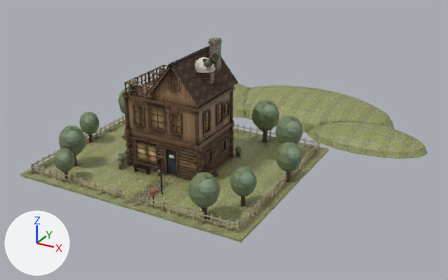
Renders of the glTF model building/house.glb from each side of a commit.
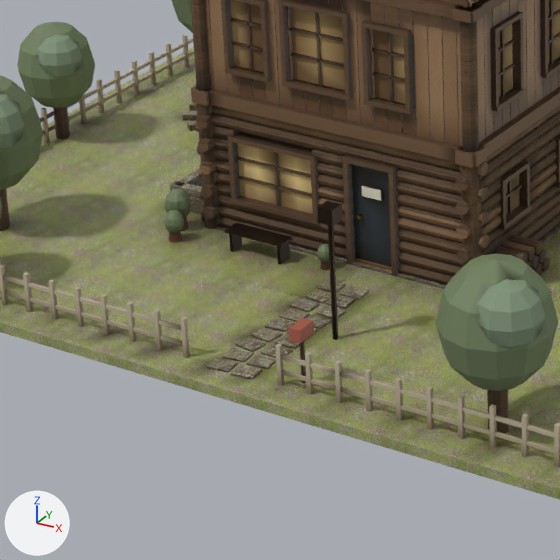
The first picture shows the older version from a camera (50 mm lens) standing at (23.3, -35.6, 20.3) and looking at (1.6, 3.8, 0.6). The close-ups show the older and then the newer version on the part from 17% to 49% of the width and 38% to 90% of the height of that picture. Only the edits that show in the close-ups are written down. The axes (+X, +Y, +Z) are drawn at lower left. The lights are the same throughout. Where no turn or scale is listed for an object, it has been applied to the vertices. Vertices at exactly the same position are counted once.

The scene before the commit, as lines of its bpy script (objects in view):
```python
me_cellar_stairs = bpy.data.meshes.new('cellar_stairs')
me_cellar_stairs.from_pydata(...)  # 504 vertices, 948 faces; spans x -4.16..-2.97, y -2.18..1.85, z -2.7..0.5
# faces by material slot: [676, 272]
me_cellar_stairs.materials.append(mat_stone)
me_cellar_stairs.materials.append(mat_stone2)
me_f1_wall_s = bpy.data.meshes.new('f1_wall_S')
me_f1_wall_s.from_pydata(...)  # 1750 vertices, 3324 faces; spans x -3.18..3.18, y -2.61..-2.18, z -0.01..2.9
# faces by material slot: [1164, 1356, 320, 296, 56, 132]
me_f1_wall_s.materials.append(mat_log2)
me_f1_wall_s.materials.append(mat_log)
me_f1_wall_s.materials.append(mat_plaster)
me_f1_wall_s.materials.append(mat_wood2)
me_f1_wall_s.materials.append(mat_glow)
me_f1_wall_s.materials.append(mat_beam)
me_outside = bpy.data.meshes.new('outside')
me_outside.from_pydata(...)  # 4232 vertices, 7720 faces; spans x -9.1..9.3, y -7.4..7.4, z 0.0..3.7
me_outside.materials.append(mat_dark)
me_outside.materials.append(mat_pot)
me_outside.materials.append(mat_leaf)
me_outside.materials.append(mat_log2)
me_outside.materials.append(mat_log)
me_outside.materials.append(mat_rule)
me_outside.materials.append(mat_wood2)
me_outside.materials.append(mat_sage)
me_outside.materials.append(mat_glow)
me_outside.materials.append(mat_red)
me_outside.materials.append(mat_stone)
ob_cellar_stairs = bpy.data.objects.new('cellar_stairs', me_cellar_stairs)
ob_cellar_stairs.location = (0.0, 0.0, 0.0)
ob_f1_wall_s = bpy.data.objects.new('f1_wall_S', me_f1_wall_s)
ob_f1_wall_s.location = (0.0, 0.0, 0.0)
ob_outside = bpy.data.objects.new('outside', me_outside)
ob_outside.location = (0.0, 0.0, 0.0)
# also in view: 'f1_wall_E' at (2.9, 0.0, 1.4); 'f2_wall_E' at (2.9, 0.0, 4.2); 'door' at (0.8, -2.4, 1.0); 'ground' at (2.0, 5.4, 0.8); 'f2_wall_S' at (0.0, -2.4, 4.2)
```
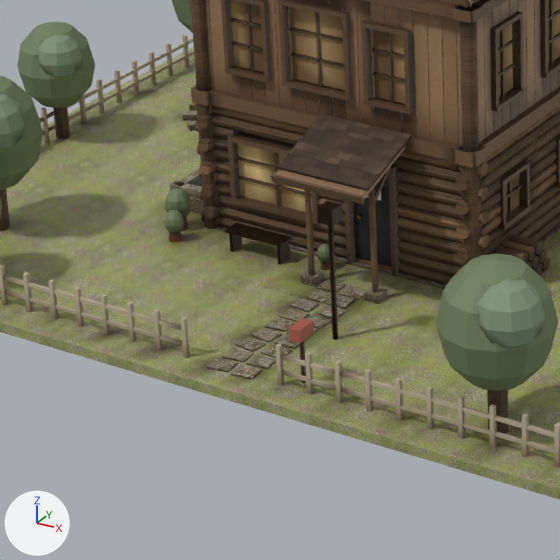
The change, as JSON lines over the scene's bpy script:
```json
{"block": "me_outside", "where": "# used by ob_outside; location = (0.0, 0.0, 0.0)"}
{"op": "remove", "block": "me_outside", "code": "me_outside.from_pydata(...)  # 4232 vertices, 7720 faces; spans x -9.1..9.3, y -7.4..7.4, z 0.0..3.7"}
{"op": "add", "block": "me_outside", "code": "me_outside.from_pydata(...)  # 4544 vertices, 8292 faces; spans x -9.1..9.3, y -7.4..7.4, z 0.0..3.7"}
{"block": "me_outside", "change": "me_outside part 1: the loose piece of 40 vertices spanning x -6.7..-6.3, y -4.7..-4.3, z 0.0..1.4 is copied, and the copy is scaled about its middle by (0.341, 0.341, 1.6), then moved by (6.6, 1.0, 0.4), in mat_beam; it spans x 0.0..0.2, y -3.6..-3.4, z 0.0..2.3"}
{"block": "me_outside", "change": "me_outside part 2: the loose piece of 40 vertices spanning x 5.6..6.0, y -6.6..-6.2, z 0.0..1.4 is copied, and the copy is scaled about its middle by (0.341, 0.341, 1.6), then moved by (-4.3, 2.9, 0.4), in mat_beam; it spans x 1.4..1.6, y -3.6..-3.4, z 0.0..2.3"}
{"block": "me_outside", "change": "me_outside part 3: a new loose piece, a box spanning x -0.05..0.25, y -3.65..-3.35, z 0.0..0.16, in mat_stone2"}
{"block": "me_outside", "change": "me_outside part 4: a new loose piece, a box spanning x 1.35..1.65, y -3.65..-3.35, z 0.0..0.16, in mat_stone2"}
{"block": "me_outside", "change": "me_outside part 5: a new loose piece of 50 vertices spanning x -0.1..1.8, y -4.2..-2.7, z 2.3..2.8, in mat_plank"}
{"block": "me_outside", "change": "me_outside part 6: a new loose piece of 20 vertices spanning x -0.2..1.8, y -4.2..-4.1, z 2.3..2.4, in mat_wood2"}
{"block": "me_outside", "change": "me_outside part 7: a new loose piece of 20 vertices spanning x -0.2..1.8, y -4.0..-3.6, z 2.4..2.6, in mat_shingle2"}
{"block": "me_outside", "change": "me_outside part 8: a new loose piece of 20 vertices spanning x -0.2..1.8, y -3.3..-2.9, z 2.7..2.9, in mat_shingle2"}
{"block": "me_outside", "change": "me_outside part 9: a new loose piece of 20 vertices spanning x -0.2..1.8, y -3.7..-3.3, z 2.6..2.7, in mat_shingle"}
{"block": "me_outside", "change": "me_outside part 10: a new loose piece of 20 vertices spanning x -0.2..1.8, y -2.9..-2.5, z 2.8..3.0, in mat_shingle"}
{"block": "me_outside", "change": "me_outside part 11: 24 vertices added at x 0.1..1.5, y -3.5..-2.9, z 1.9..2.5"}
{"block": "me_outside", "change": "me_outside part 12: 373 kept faces spanning x -8.6..9.3, y -7.3..7.1, z 0.1..3.7 get new vertex colours"}
{"block": "me_outside", "change": "other edits to the shape of me_outside do not show in these pictures"}
{"op": "add", "block": "me_outside", "code": "me_outside.materials.append(mat_beam)"}
{"op": "add", "block": "me_outside", "code": "me_outside.materials.append(mat_stone2)"}
{"op": "add", "block": "me_outside", "code": "me_outside.materials.append(mat_plank)"}
{"op": "add", "block": "me_outside", "code": "me_outside.materials.append(mat_shingle2)"}
{"op": "add", "block": "me_outside", "code": "me_outside.materials.append(mat_shingle)"}
{"op": "add", "block": "me_outside", "code": "me_outside.materials.append(mat_glowbulb)"}
```

Pixel boxes (x1, y1, x2, y2) of what changed, in the close-ups (560 x 560 px):
```json
{"part": 1, "of": "me_outside", "change": "added", "after": [304, 190, 315, 276], "on screen": "brown"}
{"part": 2, "of": "me_outside", "change": "added", "after": [368, 186, 379, 293], "on screen": "brown"}
{"part": 3, "of": "me_outside", "change": "added", "after": [300, 271, 323, 287]}
{"part": 4, "of": "me_outside", "change": "added", "after": [364, 287, 387, 304]}
{"part": 5, "of": "me_outside", "change": "added", "after": [275, 146, 405, 199], "on screen": "mostly hidden"}
{"part": 6, "of": "me_outside", "change": "added", "after": [270, 173, 365, 204], "on screen": "brown"}
{"part": 7, "of": "me_outside", "change": "added", "after": [277, 153, 380, 191], "on screen": "brown"}
{"part": 8, "of": "me_outside", "change": "added", "after": [300, 127, 401, 163], "on screen": "brown"}
{"part": 9, "of": "me_outside", "change": "added", "after": [289, 140, 390, 177], "on screen": "brown"}
{"part": 10, "of": "me_outside", "change": "added", "after": [311, 114, 412, 150], "on screen": "brown"}
{"part": 11, "of": "me_outside", "change": "added", "after": [375, 167, 391, 202]}
{"part": 12, "of": "me_outside", "change": "edited", "before": [0, 36, 550, 391], "after": [0, 36, 550, 391], "on screen": "looks the same"}
```
